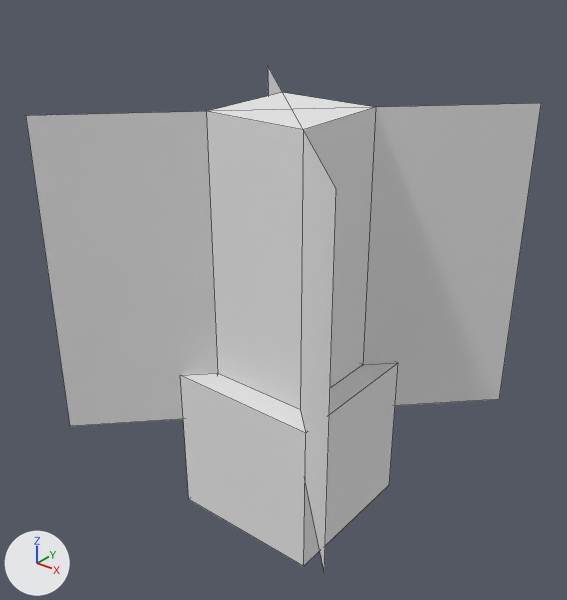
A saved change to the OBJ model conf/models/flowerpot.obj.
Both versions are drawn from a 50 mm camera at (1.012, -1.293, 0.855) aimed at (-0.013, -0.012, 0.061). The axes (+X, +Y, +Z) are drawn at lower left. The lights are the same throughout. Mesh edges are drawn as thin lines. Where no turn or scale is listed for an object, it has been applied to the vertices.

Before the edit, the objects in view are built like this:
```python
me_base = bpy.data.meshes.new('base')
me_base.from_pydata(...)  # 16 vertices, 14 faces; spans x -0.188..0.188, y -0.188..0.187, z -0.5..-0.125
# faces by material slot: [1, 13]
me_base.materials.append(mat_dirt)  # white #e7e7e7
me_base.materials.append(mat_flowerpot)  # white #e7e7e7
me_cactus = bpy.data.meshes.new('cactus')
me_cactus.from_pydata([(0.125, 0.125, 0.5), (0.125, -0.125, 0.5), (0.125, -0.125, -0.187), (0.125, 0.125, -0.188), (-0.125, 0.125, -0.188), (-0.125, 0.125, 0.5), (-0.125, -0.125, 0.5), (-0.125, -0.125, -0.187)], [], [(0, 5, 6, 1), (0, 1, 2, 3), (3, 4, 5, 0), (1, 6, 7, 2), (6, 5, 4, 7)])
for i in [*range(1, 5)]: me_cactus.polygons[i].material_index = 1
me_cactus.materials.append(mat_cactus_top)  # white #e7e7e7
me_cactus.materials.append(mat_cactus_side)  # white #e7e7e7
me_cross = bpy.data.meshes.new('cross')
me_cross.from_pydata([(0.38, 0.38, -0.25), (0.38, 0.38, 0.5), (-0.38, -0.38, 0.5), (-0.38, -0.38, -0.25), (0.38, -0.38, -0.25), (0.38, -0.38, 0.5), (-0.38, 0.38, 0.5), (-0.38, 0.38, -0.25)], [], [(0, 1, 2, 3), (4, 5, 6, 7)])
me_cross.materials.append(mat_sapling_spruce)  # white #e7e7e7
ob_base = bpy.data.objects.new('base', me_base)
ob_base.location = (0.0, 0.0, 0.0)
ob_cactus = bpy.data.objects.new('cactus', me_cactus)
ob_cactus.location = (0.0, 0.0, 0.0)
ob_cross = bpy.data.objects.new('cross', me_cross)
ob_cross.location = (0.0, 0.0, 0.0)
```
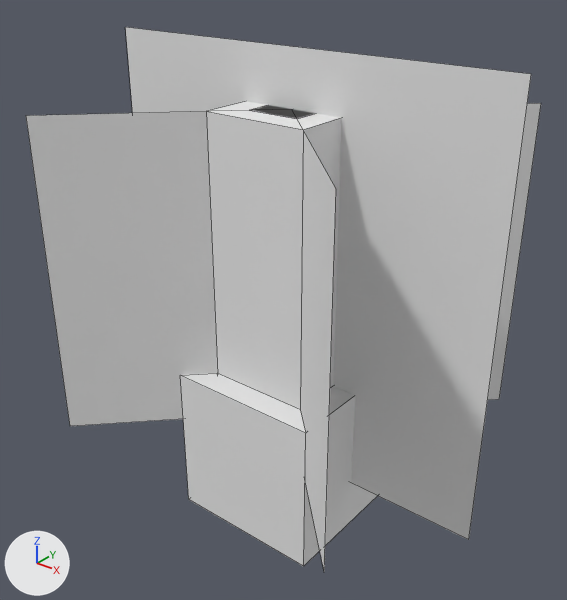
Location of each change, [x1, y1, x2, y2] in pixels of the pictures (567 x 600 px):
'bamboo', added: after [126, 27, 531, 540]
    faces in mat_bamboo_singleleaf (white #e7e7e7): [126, 27, 531, 540]
    faces in mat_cactus_top (white #e7e7e7): [251, 105, 315, 119]

The change, as a list of edits to the scene's bpy script:
```text
Add mat_bamboo_singleleaf:
    mat_bamboo_singleleaf = principled_material('bamboo_singleleaf')
    mat_bamboo_singleleaf.base_color = (0.8, 0.8, 0.8)  # white #e7e7e7
    mat_bamboo_singleleaf.roughness = 1.0
Add me_bamboo:
    me_bamboo.from_pydata([(-0.062, 0.062, 0.5), (-0.062, -0.062, 0.5), (0.062, -0.062, 0.5), (0.062, 0.062, 0.5), (0.062, 0.062, -0.25), (-0.062, 0.062, -0.25), (-0.062, -0.062, -0.25), (0.062, -0.062, -0.25), (0.5, 0.0, -0.375), (-0.5, 0.0, -0.375), (0.5, 0.0, 0.625), (-0.5, 0.0, 0.625)], [], [(0, 1, 2, 3), (0, 3, 4, 5), (5, 6, 1, 0), (3, 2, 7, 4), (2, 1, 6, 7), (8, 9, 11, 10)])
    for i in [5]: me_bamboo.polygons[i].material_index = 1
    me_bamboo.materials.append(mat_cactus_top)  # white #e7e7e7
    me_bamboo.materials.append(mat_bamboo_singleleaf)  # white #e7e7e7
Add ob_bamboo:
    ob_bamboo = bpy.data.objects.new('bamboo', me_bamboo)
    ob_bamboo.location = (0.0, 0.0, 0.0)
```
